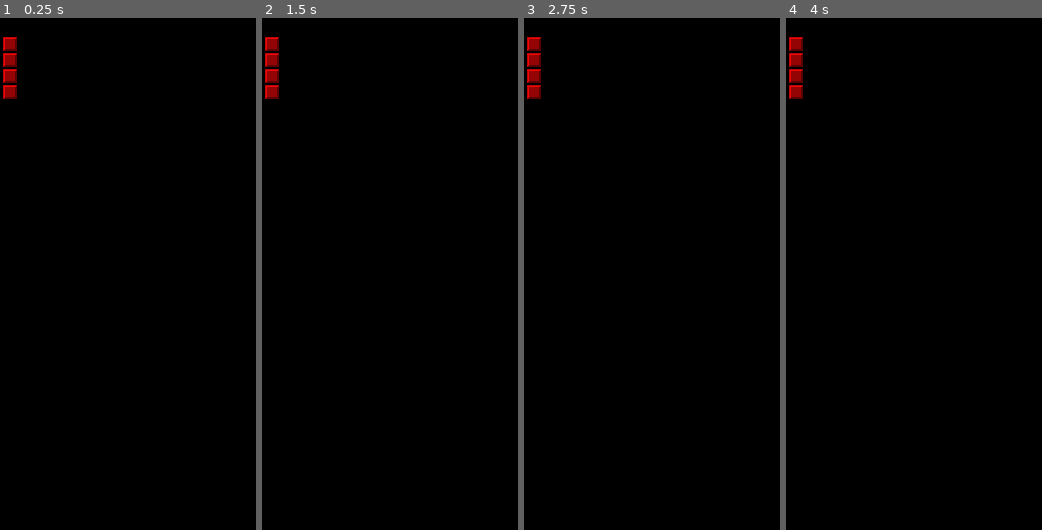
Above: before the commit, frames 1-4 (left to right).
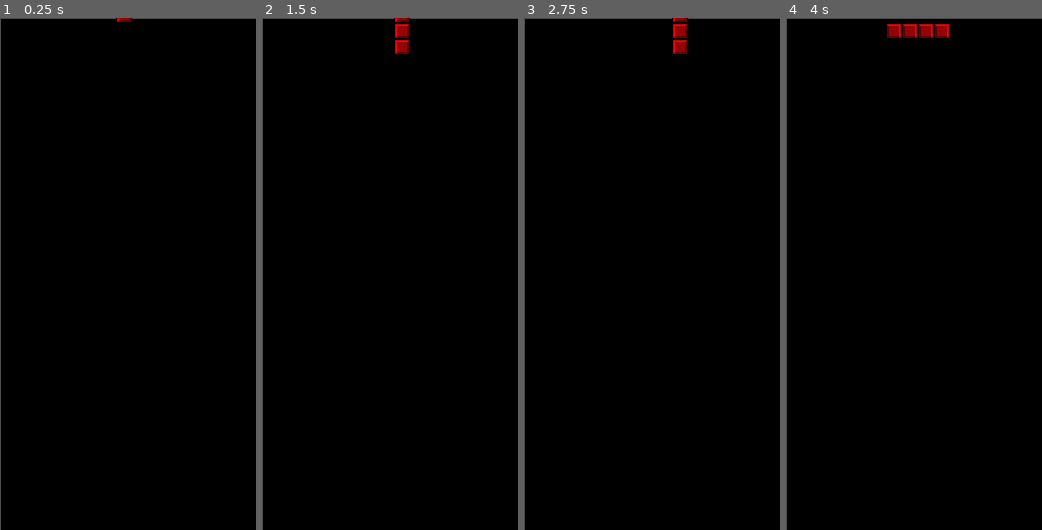
Above: after the commit, the same moments.

Repository: Lucantas/tetris-clone
Game: Godot game, scene res://modes/Main.tscn
Two runs of this game, one before a commit and one after it. Both use one fixed random seed, a clock stepped at 60 frames per second and the inputs below.
Inputs:
- Up to frame 1 (0.25 s): no input
- Up to frame 2 (1.5 s): tap Enter at 0.5 s; hold Right (ui_right) 0.53-1.28 s; tap Space at 1.25 s; hold Down (ui_down) from 1.28 s (still down)
- Up to frame 3 (2.75 s): tap Enter at 2 s; release Down (ui_down) at 2.03 s; hold Right (ui_right) from 2.03 s (still down)
- Up to frame 4 (4 s): tap Space at 2.75 s; release Right (ui_right) at 2.78 s; hold Up (ui_up) 2.78-3.53 s; tap Enter at 3.5 s; hold Left (ui_left) from 3.53 s (still down)

The runs differ from the first frame. In frame 1, 1.2% of the frame differs, in the area x 0-100%, y 0-100%; in frame 2, 1.5%; in frame 3, 1.5%; in frame 4, 1.8%.

Commit message:
updated piece layout and script
handling rotation and movement properly

Diff:
--- a/modes/Main.gd
+++ b/modes/Main.gd
@@ -11,10 +11,13 @@
 onready var timer = $Timer
 
 func _ready():
-	$Timer.wait_time = 1.5 - (game_speed/10.0)
-	$Timer.start()
+	timer.wait_time = 1.5 - (game_speed/10.0)
+	timer.start()
 
 	OS.set_window_size(Vector2(GRID_SIZE.x * column, GRID_SIZE.y * row))
+
+func _process(delta):
+	timer.wait_time = 1.5 - (game_speed/10.0)
 
 
 func create_grid(width, height, value) -> Array:
--- a/modes/Main.tscn
+++ b/modes/Main.tscn
@@ -7,11 +7,16 @@
 script = ExtResource( 1 )
 
 [node name="Player" type="Node2D" parent="."]
+position = Vector2( 124, -35 )
 script = ExtResource( 2 )
 
 [node name="Timer" type="Timer" parent="."]
 
 [node name="ColorRect" type="ColorRect" parent="."]
-margin_right = 358.0
-margin_bottom = 602.0
+margin_left = 1.0
+margin_top = 1.0
+margin_right = 359.0
+margin_bottom = 603.0
 color = Color( 0, 0, 0, 1 )
+
+[connection signal="timeout" from="Timer" to="Player" method="move_bottom"]
--- a/pieces/I_Piece.tscn
+++ b/pieces/I_Piece.tscn
@@ -1,71 +1,52 @@
-[gd_scene load_steps=4 format=2]
+[gd_scene load_steps=3 format=2]
 
 [ext_resource path="res://pieces/Piece.gd" type="Script" id=1]
 [ext_resource path="res://assets/block.png" type="Texture" id=2]
-
-[sub_resource type="RectangleShape2D" id=1]
-extents = Vector2( 8, 8 )
 
 [node name="I_Piece" type="Node2D"]
 z_index = 2
 script = ExtResource( 1 )
 
-[node name="Block1" type="Area2D" parent="."]
-position = Vector2( -16, 0 )
+[node name="Block1" type="Node2D" parent="."]
+position = Vector2( 0, -16 )
 __meta__ = {
 "_edit_group_": true
 }
 
 [node name="block" type="Sprite" parent="Block1"]
 modulate = Color( 0.941176, 0.0235294, 0.0235294, 1 )
-position = Vector2( 26, 26 )
 texture = ExtResource( 2 )
 
-[node name="CollisionShape2D" type="CollisionShape2D" parent="Block1"]
-position = Vector2( 26, 26 )
-shape = SubResource( 1 )
-
-[node name="Block2" type="Area2D" parent="."]
-position = Vector2( -16, 16 )
+[node name="Block2" type="Node2D" parent="."]
 __meta__ = {
 "_edit_group_": true
 }
 
 [node name="block" type="Sprite" parent="Block2"]
 modulate = Color( 0.941176, 0.0235294, 0.0235294, 1 )
-position = Vector2( 26, 26 )
 texture = ExtResource( 2 )
 
-[node name="CollisionShape2D" type="CollisionShape2D" parent="Block2"]
-position = Vector2( 26, 26 )
-shape = SubResource( 1 )
-
-[node name="Block3" type="Area2D" parent="."]
-position = Vector2( -17, 49 )
+[node name="Block3" type="Node2D" parent="."]
+position = Vector2( 0, 16 )
 __meta__ = {
 "_edit_group_": true
 }
 
 [node name="block" type="Sprite" parent="Block3"]
 modulate = Color( 0.941176, 0.0235294, 0.0235294, 1 )
-position = Vector2( 27, 9 )
 texture = ExtResource( 2 )
 
-[node name="CollisionShape2D" type="CollisionShape2D" parent="Block3"]
-position = Vector2( 27, 9 )
-shape = SubResource( 1 )
-
-[node name="Block4" type="Area2D" parent="."]
-position = Vector2( -17, 65 )
+[node name="Block4" type="Node2D" parent="."]
+position = Vector2( 0, 32 )
 __meta__ = {
 "_edit_group_": true
 }
 
 [node name="block" type="Sprite" parent="Block4"]
 modulate = Color( 0.941176, 0.0235294, 0.0235294, 1 )
-position = Vector2( 27, 9 )
 texture = ExtResource( 2 )
 
-[node name="CollisionShape2D" type="CollisionShape2D" parent="Block4"]
-position = Vector2( 27, 9 )
-shape = SubResource( 1 )
+[node name="Area2D" type="Area2D" parent="."]
+
+[node name="CollisionPolygon2D" type="CollisionPolygon2D" parent="Area2D"]
+polygon = PoolVector2Array( -8, -24, -8, 40, 8, 40, 8, -24 )
--- a/pieces/Piece.gd
+++ b/pieces/Piece.gd
@@ -8,7 +8,6 @@
 
 func update_pieces_positions(null):
 	piece_blocks_positions = []
-	print(piece_blocks)
 	for i in piece_blocks:
 		piece_blocks_positions.append( i.global_position /16 )
 
--- a/pieces/S_Piece.tscn
+++ b/pieces/S_Piece.tscn
@@ -1,70 +1,53 @@
-[gd_scene load_steps=4 format=2]
+[gd_scene load_steps=3 format=2]
 
 [ext_resource path="res://pieces/Piece.gd" type="Script" id=1]
 [ext_resource path="res://assets/block.png" type="Texture" id=2]
-
-[sub_resource type="RectangleShape2D" id=1]
-extents = Vector2( 8, 8 )
 
 [node name="S_Piece" type="Node2D"]
 z_index = 2
 script = ExtResource( 1 )
 
-[node name="Block1" type="Area2D" parent="."]
-position = Vector2( -16, 0 )
+[node name="Block1" type="Node2D" parent="."]
+position = Vector2( -16, 16 )
 __meta__ = {
 "_edit_group_": true
 }
 
 [node name="block" type="Sprite" parent="Block1"]
 modulate = Color( 0.0901961, 0.921569, 0.2, 1 )
-position = Vector2( 26, 26 )
 texture = ExtResource( 2 )
 
-[node name="CollisionShape2D" type="CollisionShape2D" parent="Block1"]
-position = Vector2( 26, 26 )
-shape = SubResource( 1 )
-
-[node name="Block2" type="Area2D" parent="."]
+[node name="Block2" type="Node2D" parent="."]
+position = Vector2( 0, 16 )
 __meta__ = {
 "_edit_group_": true
 }
 
 [node name="block" type="Sprite" parent="Block2"]
 modulate = Color( 0.0901961, 0.921569, 0.2, 1 )
-position = Vector2( 26, 26 )
 texture = ExtResource( 2 )
 
-[node name="CollisionShape2D" type="CollisionShape2D" parent="Block2"]
-position = Vector2( 26, 26 )
-shape = SubResource( 1 )
-
-[node name="Block3" type="Area2D" parent="."]
-position = Vector2( -1, 1 )
+[node name="Block3" type="Node2D" parent="."]
 __meta__ = {
 "_edit_group_": true
 }
 
 [node name="block" type="Sprite" parent="Block3"]
 modulate = Color( 0.0901961, 0.921569, 0.2, 1 )
-position = Vector2( 27, 9 )
 texture = ExtResource( 2 )
 
-[node name="CollisionShape2D" type="CollisionShape2D" parent="Block3"]
-position = Vector2( 27, 9 )
-shape = SubResource( 1 )
-
-[node name="Block4" type="Area2D" parent="."]
-position = Vector2( 15, 1 )
+[node name="Block4" type="Node2D" parent="."]
+position = Vector2( 16, 0 )
 __meta__ = {
 "_edit_group_": true
 }
 
 [node name="block" type="Sprite" parent="Block4"]
 modulate = Color( 0.0901961, 0.921569, 0.2, 1 )
-position = Vector2( 27, 9 )
 texture = ExtResource( 2 )
 
-[node name="CollisionShape2D" type="CollisionShape2D" parent="Block4"]
-position = Vector2( 27, 9 )
-shape = SubResource( 1 )
+[node name="Area2D" type="Area2D" parent="."]
+
+[node name="CollisionPolygon2D" type="CollisionPolygon2D" parent="Area2D"]
+position = Vector2( -26, -10 )
+polygon = PoolVector2Array( 18, 2, 50, 2, 50, 18, 34, 18, 34, 34, 2, 34, 2, 18, 18, 18 )
--- a/player/Player.gd
+++ b/player/Player.gd
@@ -16,7 +16,9 @@
 func _input(event):
 	if event is InputEventKey:
 		# TODO: listen to the inpts to move and rotate the piece
-		pass
+		_handle_piece_rotation()
+		_handle_horizontal_move()
+		_handle_bottom_move()
 
 
 func retrieve_piece():
@@ -31,27 +33,79 @@
 		self.add_child(piece)
 
 func _handle_piece_rotation():
-	if Input.is_action_just_pressed("up"):
+	if Input.is_action_just_pressed("ui_up"):
 		self.rotation_degrees += rotation_default
 		update_grid()
 
-func _move_piece_horizontal_action():
+func _handle_horizontal_move():
 	update_grid()
 	var LEFT : int = _move_piece_left()
 	var RIGHT : int = _move_piece_right()
 
+	self.position += Vector2( ( RIGHT - LEFT ) * game.GRID_SIZE.x, 0 )
+
 func _move_piece_left():
-	# TODO
-	pass
+	var LEFT : int = 0
+
+	if get_child(0) != null:
+		for i in get_child(0).get_children():
+			if int((i.global_position.x+8) / game.GRID_SIZE.x ) == 0:
+				return 0
+
+	LEFT = int( Input.is_action_just_pressed( "ui_left" ) )
+
+	return LEFT
 
 func _move_piece_right():
-	# TODO
-	pass
+	var RIGHT : int = 0
+
+	if get_child(0) != null:
+		for i in get_child(0).get_children():
+			if int((i.global_position.x +16)/ game.GRID_SIZE.x) == game.column:
+				return 0
+
+	RIGHT = int( Input.is_action_just_pressed( "ui_right" ) )
+
+	return RIGHT
+
+func _handle_bottom_move():
+	if Input.is_action_just_pressed( "ui_down" ):
+		move_bottom()
+
+func move_bottom():
+	var botton_row = game.row
+
+	update_grid()
+	if get_child(0) != null:
+		for i in get_child(0).piece_blocks_positions:
+			var one_block_position = i.y +.5
+			prints(botton_row, one_block_position,i)
+			if  one_block_position == botton_row:
+				place_piece()
+				return
+
+	self.position.y += game.GRID_SIZE.y
 
 func update_grid():
 	game.grid = game.create_grid(game.column, game.row, 0)
 
 	if get_child(0) != null:
-		for i in get_child(0).pieces_positions:
+		for i in get_child(0).piece_blocks_positions:
 			if i.x < game.column && i.x > 0:
 				game.grid[int(i.y)][int(i.x)] = 1
+
+
+func place_piece():
+	var piece = get_child(0)
+	var piece_position = piece.global_position
+	var piece_rotation = piece.global_rotation
+
+	remove_child(piece)
+
+	piece.global_position = piece_position
+	piece.global_rotation = piece_rotation
+
+	get_parent().add_child(piece)
+
+	self.position = Vector2( OS.get_window_size().x/2+8, 8 )
+	retrieve_piece()
